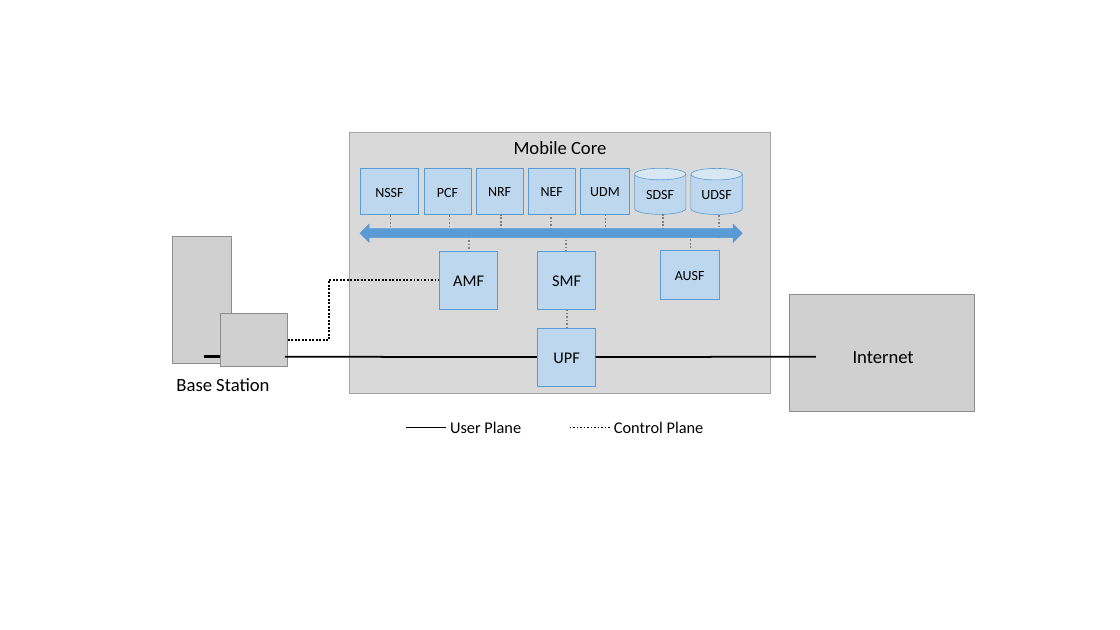
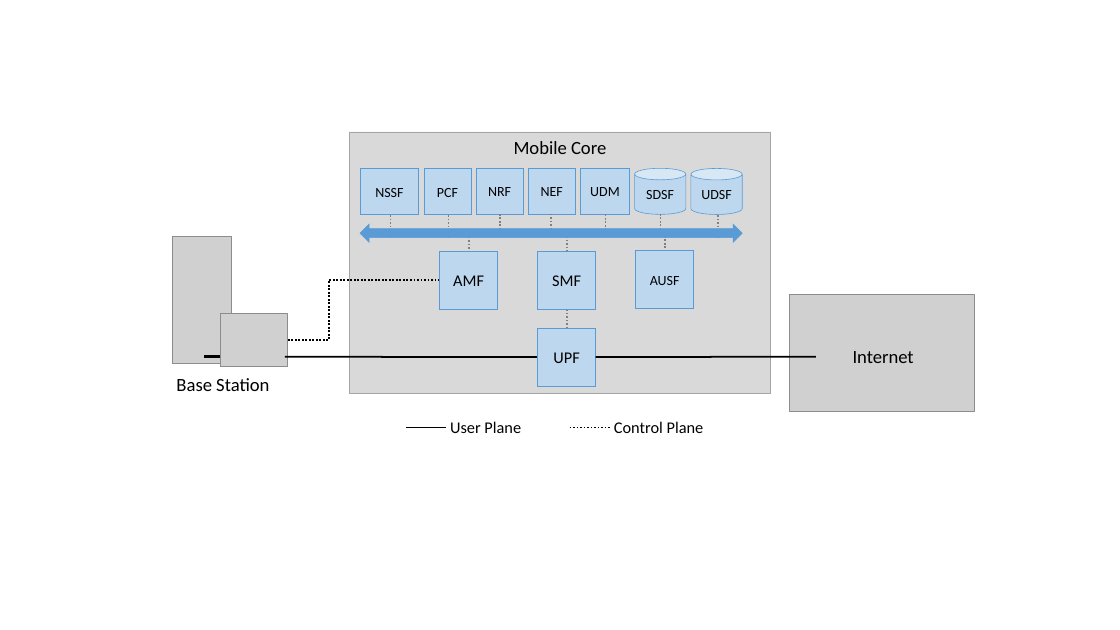
Before and after one commit to SystemsApproach/sdn, a slide deck: slide 9 of access.pptx. Drawn at 1120x630 pixels with LibreOffice and Linux fonts; fonts in the diff are those of the drawing; grey boxes stand for pictures. Boxes give left, top, right and bottom in pixels: in the first picture for what was removed or moved away, otherwise in the second. Text is boxed around its words. In the diff, an @@ line names an element or a change of style, - is before the commit and + after.

```diff
--- a/access.pptx
+++ b/access.pptx
@@ line moved from (691, 229) - (691, 251) to (665, 229) - (665, 251) @@
@@ rectangle "AUSF": place and size @@
-rectangle "AUSF" at <box>660,250,719,299</box>
+rectangle "AUSF" at <box>636,250,694,308</box>
```
Also in this commit, not shown: 3 other files.
